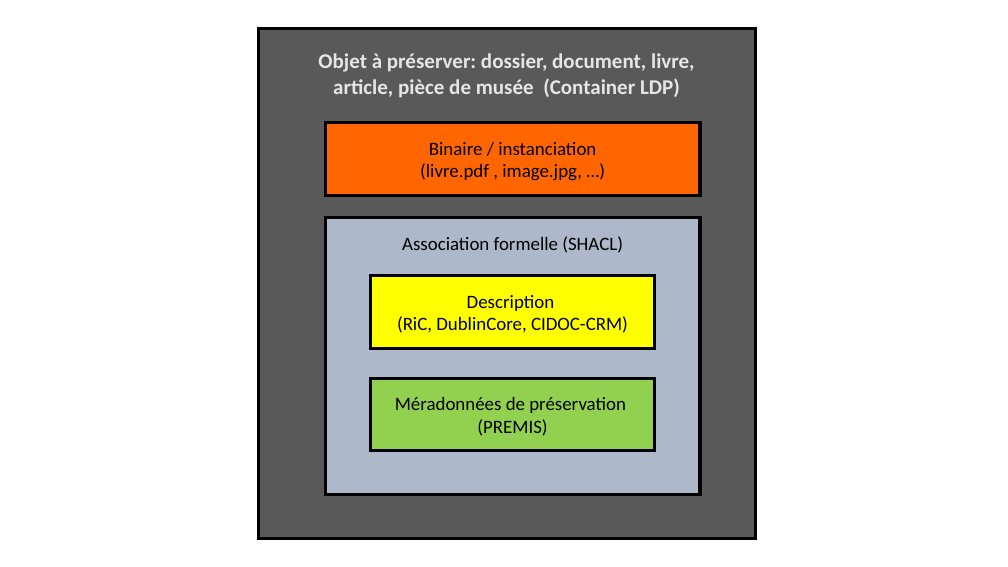
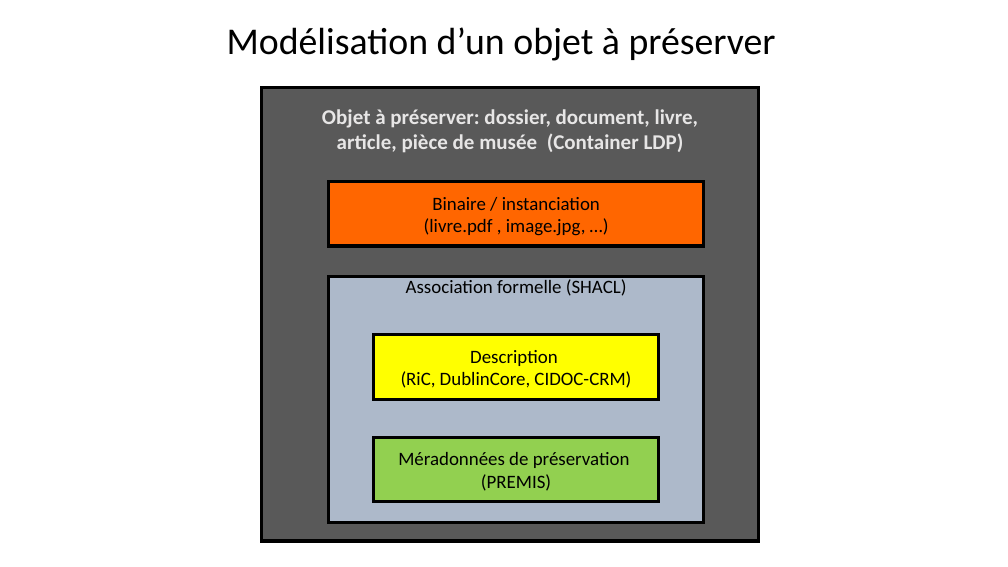
Before and after one commit to jbkrause/semanticpres, a slide deck: slide 1 of media/integration.pptx. Drawn at 1008x567 pixels with LibreOffice and Linux fonts; fonts in the diff are those of the drawing. Boxes give left, top, right and bottom in pixels: in the first picture for what was removed or moved away, otherwise in the second. Text is boxed around its words. In the diff, an @@ line names an element or a change of style, - is before the commit and + after.

```diff
--- a/media/integration.pptx
+++ b/media/integration.pptx
@@ text added at [227,27,776,61], 36 pt, text #000000 @@
+Modélisation d’un objet à préserver
@@ rectangle "Objet à préserver: dossier, document, ...": place and size @@
-rectangle "Objet à préserver: dossier, document, ..." at [259,29,755,539]
+rectangle "Objet à préserver: dossier, document, ..." at [262,87,758,541]
@@ rectangle "Binaire / instanciation": place and size @@
-rectangle "Binaire / instanciation" at [325,123,700,195]
+rectangle "Binaire / instanciation" at [329,181,704,246]
@@ rectangle "Association formelle (SHACL)": place and size @@
-rectangle "Association formelle (SHACL)" at [325,217,700,495]
+rectangle "Association formelle (SHACL)" at [329,276,704,523]
@@ rectangle "Description": place and size @@
-rectangle "Description" at [371,276,655,349]
+rectangle "Description" at [374,335,659,399]
@@ rectangle "Méradonnées de préservation": place and size @@
-rectangle "Méradonnées de préservation" at [371,378,655,451]
+rectangle "Méradonnées de préservation" at [374,437,659,501]
```
Also in this commit, not shown: 1 other slide changed, 3 slides added, 4 other files.
